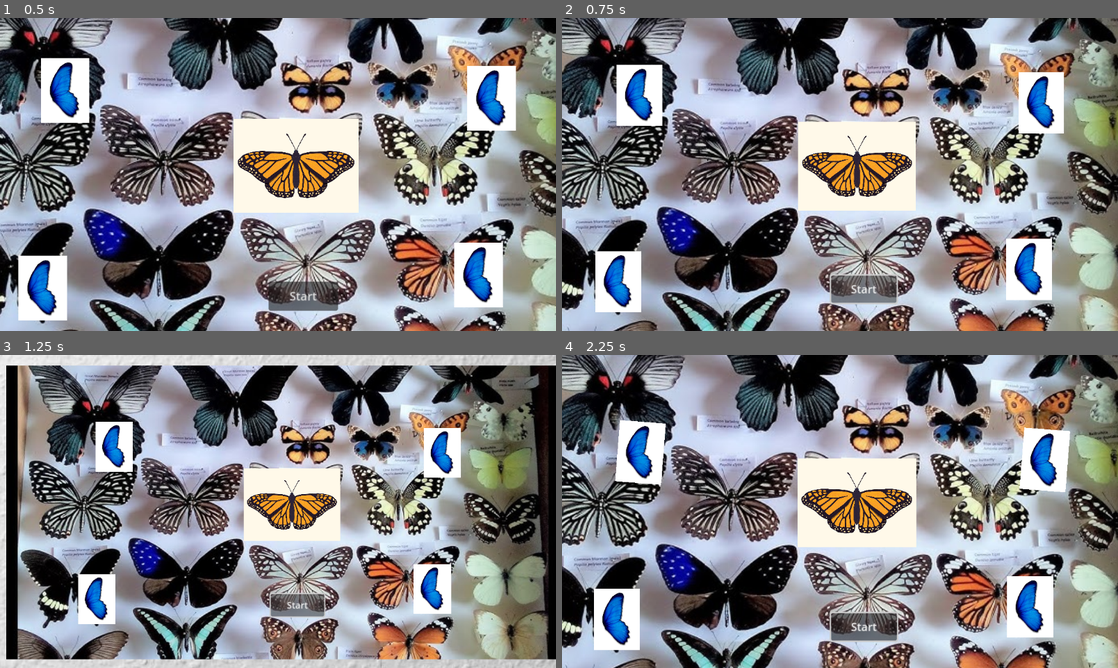
Above: before the commit, frames 1-4 (two rows, left to right).
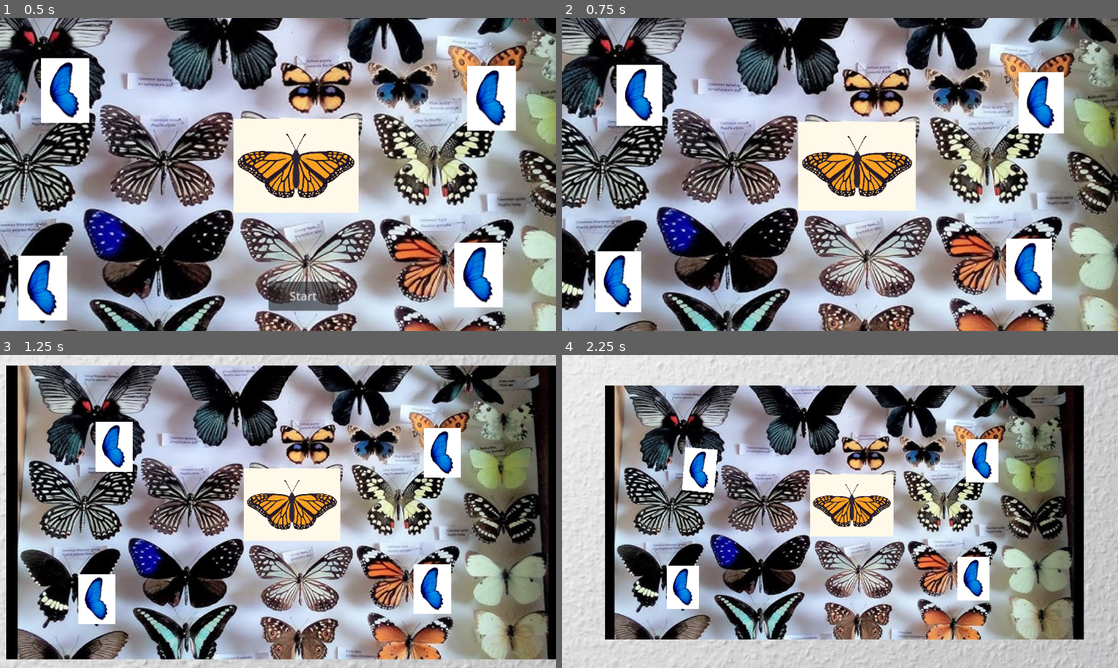
Above: after the commit, the same moments.

Repository: benitsch/Ludum-Dare-58
Game: Godot game, scene res://Scenes/title_screen.tscn
The game is run twice, just before and just after one commit, with the same random seed, the same clock (stepped at 60 frames per second) and the same inputs.
Inputs (mouse positions are in pixels of both pictures, inside the frame that each line leads up to):
- Up to frame 1 (0.5 s): no input
- Up to frame 2 (0.75 s): click "Start" at 0.5 s
- Up to frame 3 (1.25 s): no input
- Up to frame 4 (2.25 s): click (862, 605) at 1.25 s, where only the run before the commit has a clickable "Start"; tap Enter (ui_accept) at 2 s; move the mouse to (962, 495) at 2.02 s; hold Right (move_right) from 2.03 s (still down); hold Shift (dash) from 2.03 s (still down); click (962, 495) at 2.17 s

Frame 1 is identical in both runs. In frame 2, 0.9% of the frame differs, in the area x 48-61%, y 81-92%; in frame 3, 0.6%; in frame 4, 89%, in the area x 0-100%, y 0-100%.

Commit message:
add timeout for user inputs to  avoid A/D spamming

Diff:
--- a/Scripts/title_screen.gd
+++ b/Scripts/title_screen.gd
@@ -3,8 +3,10 @@
 var userPressedStartButton = false
 var currentShakes = 0
 var maxShakesAllowed = 5
+var wings = []
 
-var wings = []
+var last_input_time := 0.0
+var input_cooldown := 0.5
 
 func _ready() -> void:
 	wings = [
@@ -17,16 +19,25 @@
 func _on_start_button_pressed() -> void:
 	$Camera2D/AnimationPlayer.play("ZoomOut")
 	userPressedStartButton = true
+	$StartButton.queue_free()
 
 func _input(event: InputEvent) -> void:
-	if userPressedStartButton && event is InputEventKey:
-		if Input.is_action_just_pressed("move_left") || Input.is_action_just_pressed("move_right"):
-			currentShakes += 1
-			playShakes()
-			wingFallDown()
+	if not userPressedStartButton:
+		return
 
-			if currentShakes >= maxShakesAllowed:
-				$MainButterfly.fallDown()
+	if event is InputEventKey and (Input.is_action_just_pressed("move_left") or Input.is_action_just_pressed("move_right")):
+		var now = Time.get_ticks_msec() / 1000.0
+		if now - last_input_time >= input_cooldown:
+			last_input_time = now
+			handle_shake()
+
+func handle_shake() -> void:
+	currentShakes += 1
+	playShakes()
+	wingFallDown()
+
+	if currentShakes >= maxShakesAllowed:
+		$MainButterfly.fallDown()
 
 func playShakes() -> void:
 	$MainButterfly/ShakerComponent2D.play_shake()
